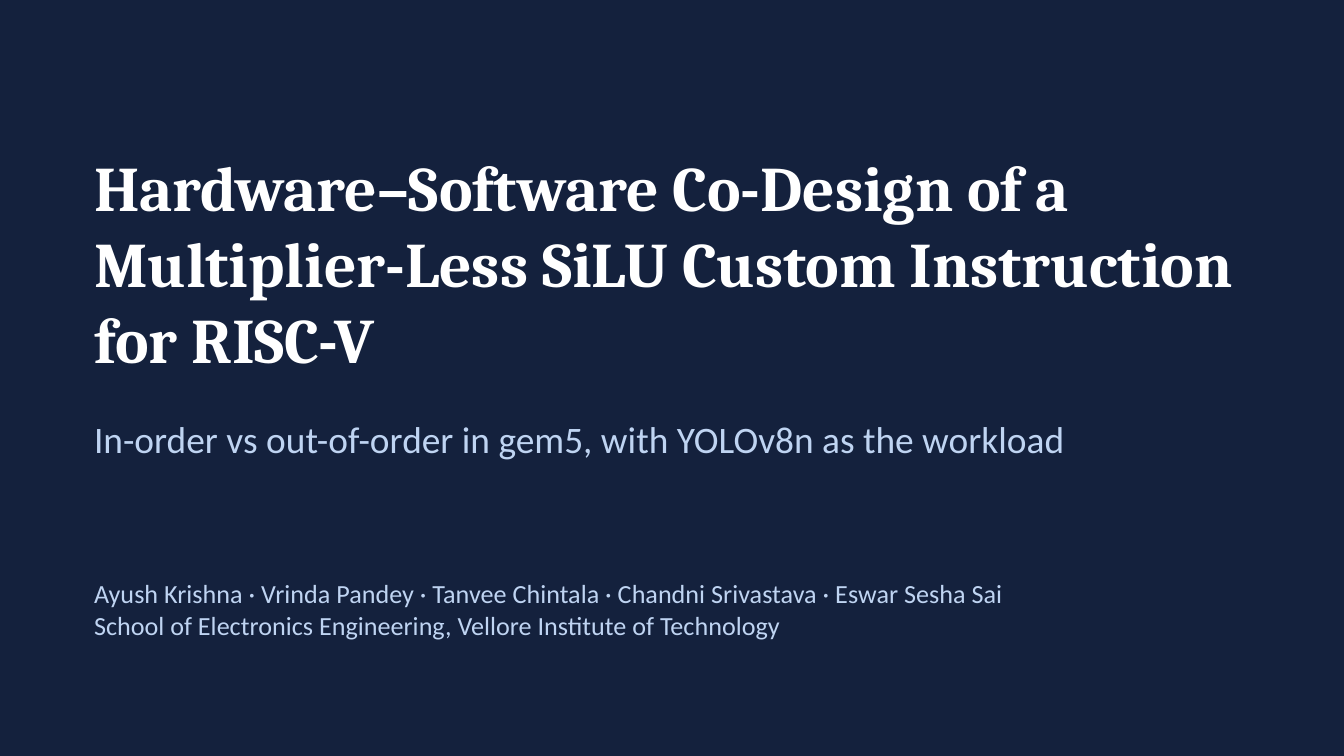
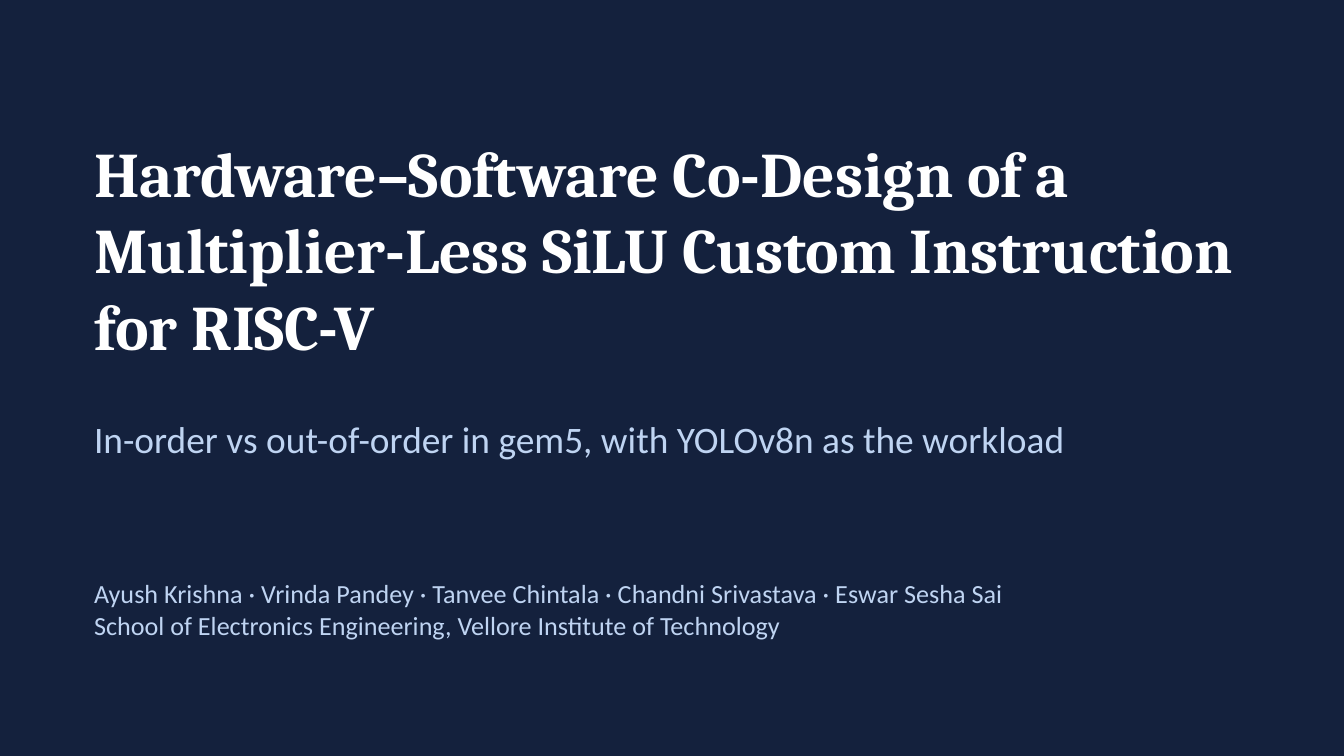
Before and after one commit to normie2099/SiLU-Architecture, a slide deck: slide 1 of results/slides/SiLU_class_presentation.pptx. Drawn at 1344x756 pixels with LibreOffice and Linux fonts; fonts in the diff are those of the drawing. Boxes give left, top, right and bottom in pixels: in the first picture for what was removed or moved away, otherwise in the second. Text is boxed around its words. In the diff, an @@ line names an element or a change of style, - is before the commit and + after.

```diff
--- a/results/slides/SiLU_class_presentation.pptx
+++ b/results/slides/SiLU_class_presentation.pptx
@@ text "Hardware–Software Co-Design of a Multiplier-Less ...": place and size @@
-text "Hardware–Software Co-Design of a Multiplier-Less ..." at [94,166,1233,364]
+text "Hardware–Software Co-Design of a Multiplier-Less ..." at [94,152,1233,351]
```
Also in this commit, not shown: 5 other slides changed, 13 slides added, 7 slides removed, 1 other file.
